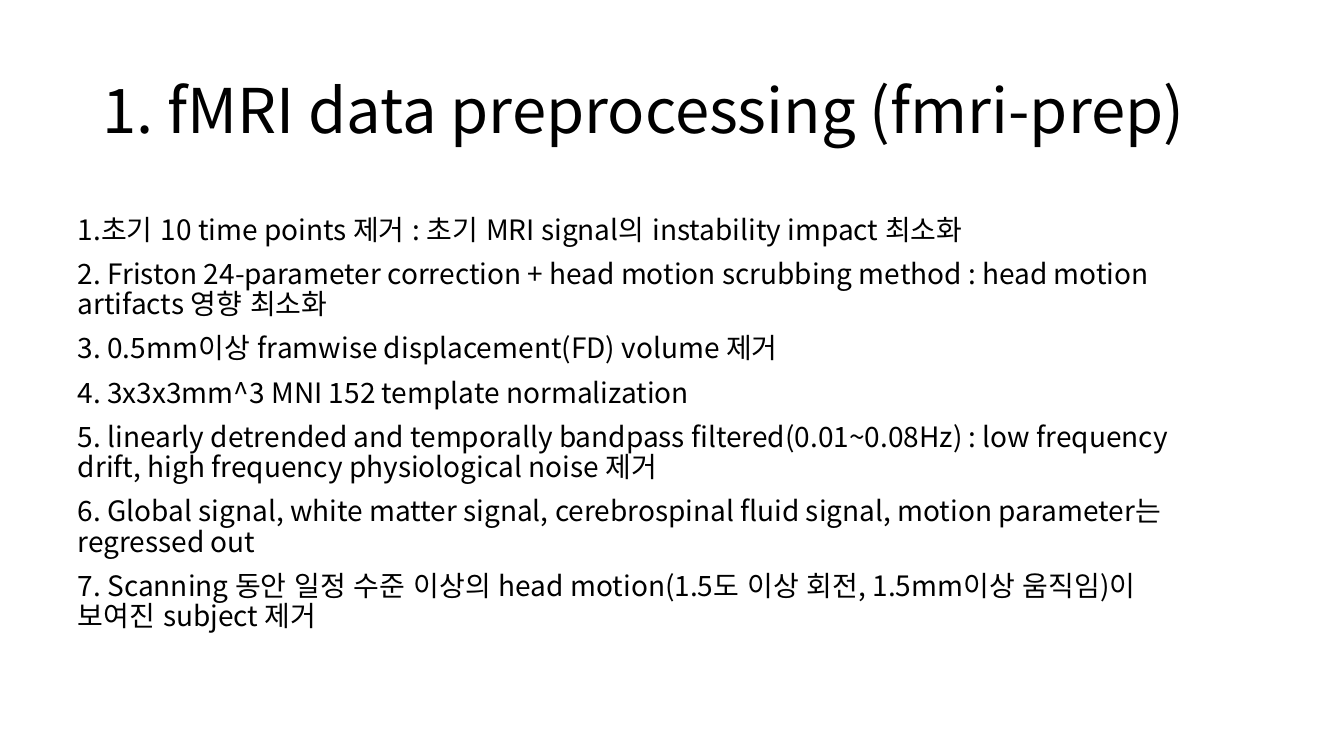
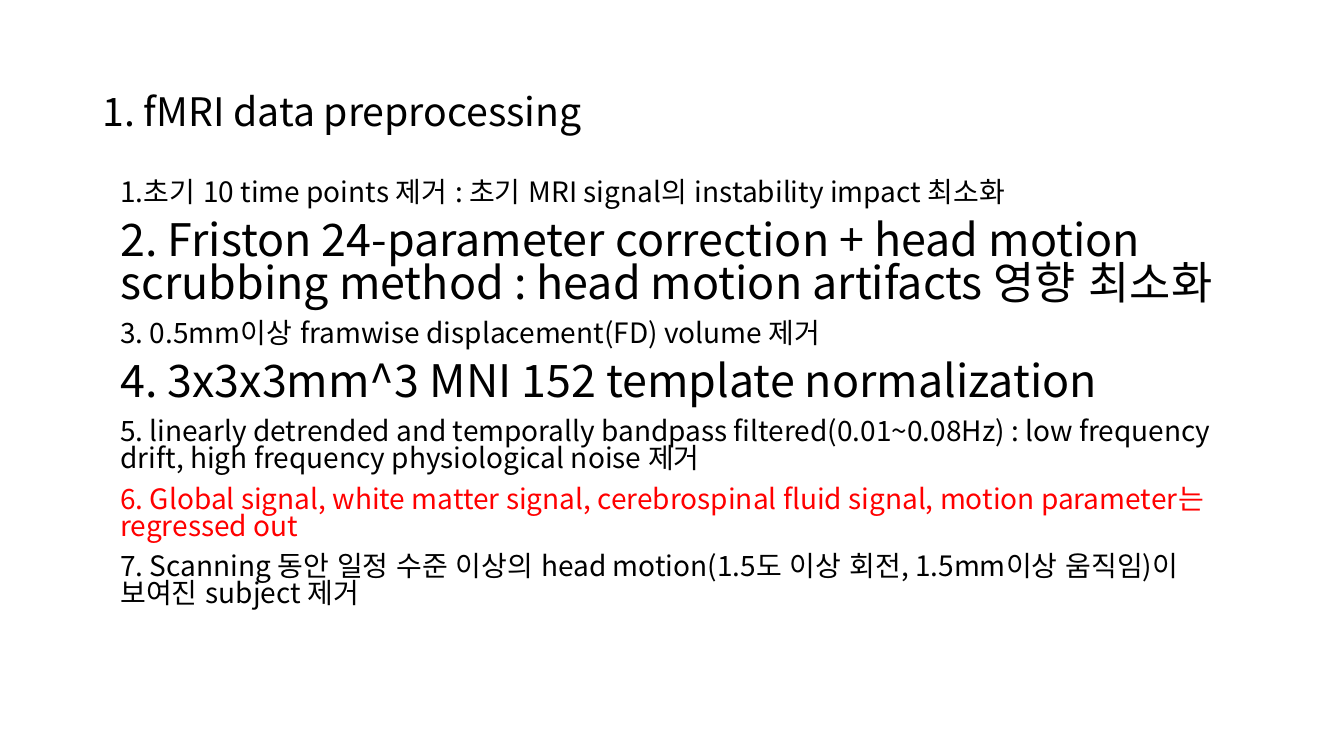
Before and after one commit to janett105/GNN_SCHZ, a slide deck: slide 3 of Presentation/초기 발표.pptx. Drawn at 1344x756 pixels with LibreOffice and Linux fonts; fonts in the diff are those of the drawing. Boxes give left, top, right and bottom in pixels: in the first picture for what was removed or moved away, otherwise in the second. Text is boxed around its words. In the diff, an @@ line names an element or a change of style, - is before the commit and + after.

```diff
--- a/Presentation/초기 발표.pptx
+++ b/Presentation/초기 발표.pptx
@@ title at [102, 94, 582, 136]: text changed; size 44 to 28 pt @@
-1. fMRI data preprocessing (fmri-prep)
+1. fMRI data preprocessing
@@ text "1.초기 10 time points 제거 ...": place and size @@
-text "1.초기 10 time points 제거 ..." at [78, 216, 1167, 633]
+text "1.초기 10 time points 제거 ..." at [120, 178, 1213, 610]
@@ text "1.초기 10 time points 제거 ..." at [120, 178, 1213, 610]: size 20 to 32 pt in "2. Friston 24-parameter correction + head motion ...", "4. 3x3x3mm^3 MNI 152 template normalization"; text colour #000000 to #FF0000 in "6. Global signal, white matter signal, cerebrospinal ..."; line spacing 0.9 to 0.8 @@
```
Also in this commit, not shown: 3 other slides changed, 3 slides added, 42 other files.
